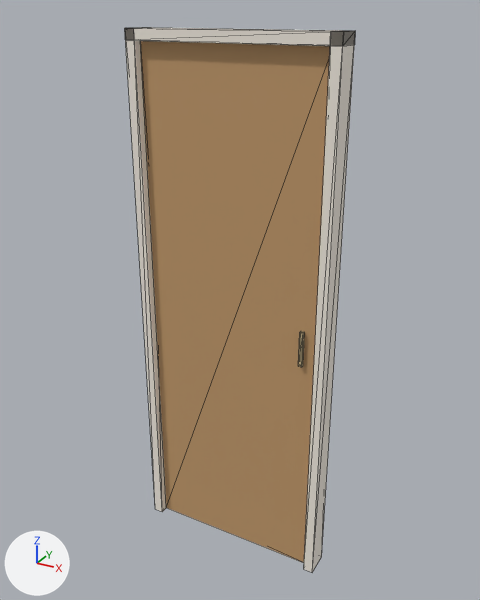
A saved change to the glTF model dist/web/modelos/porta_80.glb.
The view is the same before and after, from a camera (50 mm lens) standing at (1.15, -2.03, 2.16) and looking at (0.0, 0.04, 1.13). Lighting does not change. The marker at lower left points along +X, +Y and +Z. The picture after the commit comes second. Mesh edges are drawn as thin lines. Vertices at exactly the same position are counted once.

In view in the first picture: 'porta_80'.
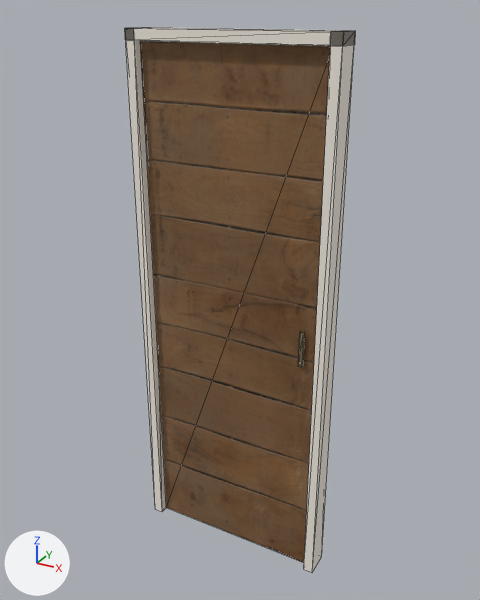
What differs and where, as boxes (x1, y1, x2, y2) in the pictures (480 x 600 px):
```json
{"object": "porta_80", "change": "surface changed", "before": [135, 38, 332, 565], "after": [135, 38, 332, 565], "on screen": "darker"}
```

Scene script edits in JSON lines:
```json
{"op": "add", "block": "img_wood_planks_diffuse", "code": ["img_wood_planks_diffuse = load_image('wood_planks_diffuse', '_unpacked/wood_planks_diffuse', 2048, 2048, 'sRGB')"]}
{"op": "add", "block": "img_wood_planks_roughness_metallic_roughness", "code": ["img_wood_planks_roughness_metallic_roughness = load_image('wood_planks_roughness_metallic_roughness', '_unpacked/wood_planks_roughness_metallic_roughness', 2048, 2048, 'Non-Color')"]}
{"op": "add", "block": "img_wood_planks_normal", "code": ["img_wood_planks_normal = load_image('wood_planks_normal', '_unpacked/wood_planks_normal', 2048, 2048, 'Non-Color')"]}
{"block": "mat_madeira_porta", "change": "nodes: BsdfPrincipled, OutputMaterial"}
{"block": "mat_madeira_porta", "change": "colours: brown #c29a6b"}
{"block": "mat_madeira_porta", "change": "nodes: BsdfPrincipled, Math x2, NormalMap, OutputMaterial, SeparateColor, TexImage x3"}
{"block": "mat_madeira_porta", "change": "uses the picture img_wood_planks_diffuse"}
{"block": "mat_madeira_porta", "change": "uses the picture img_wood_planks_normal"}
{"block": "mat_madeira_porta", "change": "uses the picture img_wood_planks_roughness_metallic_roughness"}
{"block": "me_porta_80", "where": "me_porta_80.from_pydata(...)  # 36 vertices, 60 faces; spans x -0.4..0.4, y -0.05..0.05, z 0.0..2.1"}
{"block": "me_porta_80", "where": "# used by ob_porta_80; location = (0.0, 0.0, 0.0)"}
{"block": "me_porta_80", "change": "me_porta_80 part 1: texture (UV) coordinates changed"}
```
